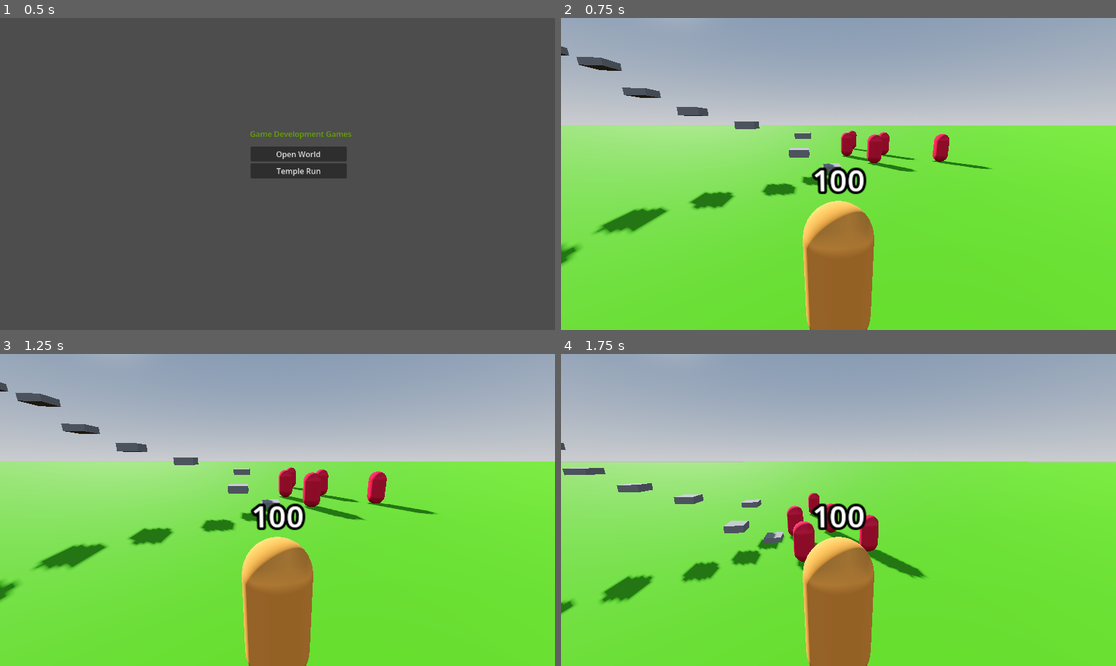
Above: before the commit, frames 1-4 (two rows, left to right).
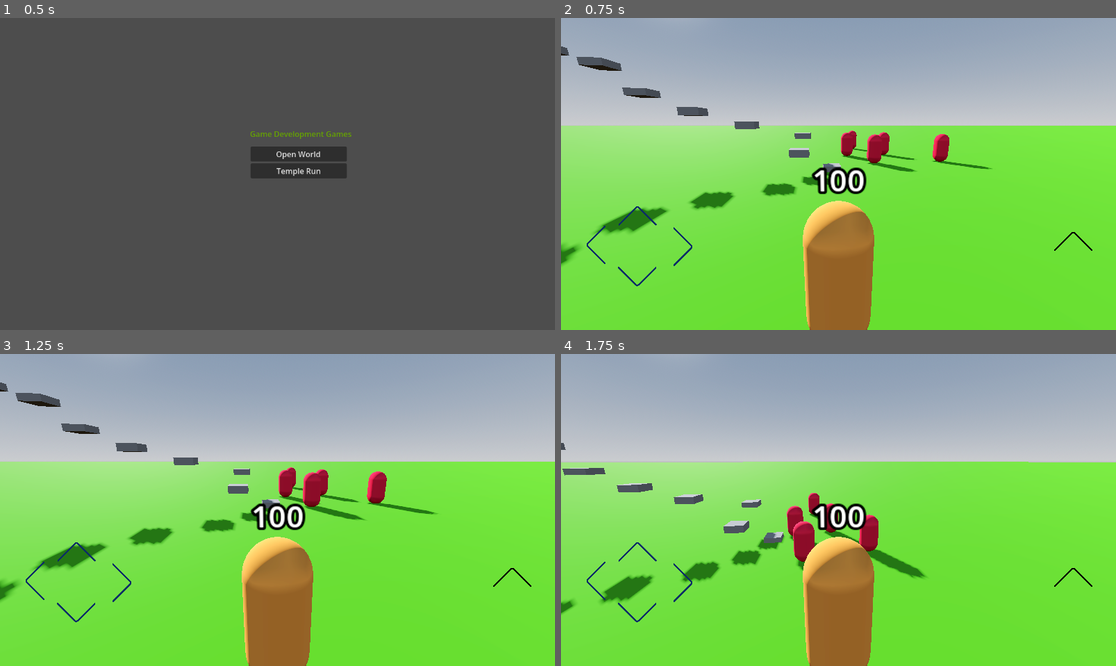
Above: after the commit, the same moments.

Repository: Raidiniom/GameDevelopment
Game: Godot game, scene res://scenes/main_menu.tscn
Two runs of this game, one before a commit and one after it. Both use one fixed random seed, a clock stepped at 60 frames per second and the inputs below.
Inputs (mouse positions are in pixels of both pictures, inside the frame that each line leads up to):
- Up to frame 1 (0.5 s): no input
- Up to frame 2 (0.75 s): click "Open World" at 0.5 s
- Up to frame 3 (1.25 s): no input
- Up to frame 4 (1.75 s): tap Enter (ui_accept) at 1.25 s; move the mouse to (960, 494) at 1.27 s; hold D (right) from 1.28 s (still down); tap Space (jump) at 1.35, 1.52 s; click (960, 494) at 1.42 s

Frame 1 is identical in both runs. In frame 2, 0.2% of the frame differs, in the area x 4-96%, y 60-86%; in frame 3, 0.2%; in frame 4, 0.2%.

Commit message:
Added Mobile controls

Diff:
--- /dev/null
+++ b/activity#2/images/right-arrow-svgrepo-com.svg
@@ -0,0 +1,8 @@
+<?xml version="1.0" encoding="utf-8"?>
+
+<!-- Uploaded to: SVG Repo, www.svgrepo.com, Generator: SVG Repo Mixer Tools -->
+<svg width="800px" height="800px" viewBox="-19.04 0 75.804 75.804" xmlns="http://www.w3.org/2000/svg">
+  <g id="Group_65" data-name="Group 65" transform="translate(-831.568 -384.448)">
+    <path id="Path_57" data-name="Path 57" d="M833.068,460.252a1.5,1.5,0,0,1-1.061-2.561l33.557-33.56a2.53,2.53,0,0,0,0-3.564l-33.557-33.558a1.5,1.5,0,0,1,2.122-2.121l33.556,33.558a5.53,5.53,0,0,1,0,7.807l-33.557,33.56A1.5,1.5,0,0,1,833.068,460.252Z" fill="#0c2c67"/>
+  </g>
+</svg>
--- /dev/null
+++ b/activity#2/scenes/canvas_layer.tscn
@@ -0,0 +1,48 @@
+[gd_scene format=3 uid="uid://dcilcvuu13xyf"]
+
+[ext_resource type="Texture2D" uid="uid://r23qp4tqb38" path="res://images/right-arrow-svgrepo-com.svg" id="1_c4rma"]
+
+[node name="CanvasLayer" type="CanvasLayer" unique_id=1312947822]
+
+[node name="Control" type="Control" parent="." unique_id=1626577446]
+layout_mode = 3
+anchors_preset = 0
+offset_left = 34.0
+offset_top = 387.0
+offset_right = 1114.0
+offset_bottom = 564.0
+
+[node name="Forward" type="TouchScreenButton" parent="Control" unique_id=1392510383]
+position = Vector2(84.99999, 63.999996)
+rotation = -1.5707964
+scale = Vector2(0.1, 0.1)
+texture_normal = ExtResource("1_c4rma")
+action = "forward"
+
+[node name="Backward" type="TouchScreenButton" parent="Control" unique_id=60651095]
+position = Vector2(163.99998, 109.99999)
+rotation = 1.5707964
+scale = Vector2(0.1, 0.1)
+texture_normal = ExtResource("1_c4rma")
+action = "backward"
+
+[node name="Left" type="TouchScreenButton" parent="Control" unique_id=1501851040]
+position = Vector2(78.99999, 123.99999)
+rotation = 3.1415927
+scale = Vector2(0.1, 0.1)
+texture_normal = ExtResource("1_c4rma")
+action = "left"
+
+[node name="Right" type="TouchScreenButton" parent="Control" unique_id=673444590]
+position = Vector2(178.99998, 47.999996)
+scale = Vector2(0.1, 0.1)
+texture_normal = ExtResource("1_c4rma")
+action = "right"
+
+[node name="Jump" type="TouchScreenButton" parent="Control" unique_id=539983140]
+modulate = Color(0, 0, 0, 1)
+position = Vector2(988.99994, 116.99999)
+rotation = -1.5707964
+scale = Vector2(0.1, 0.1)
+texture_normal = ExtResource("1_c4rma")
+action = "jump"
--- a/activity#2/scenes/main.tscn
+++ b/activity#2/scenes/main.tscn
@@ -2,6 +2,7 @@
 
 [ext_resource type="PackedScene" uid="uid://bs72ogkvdd7d6" path="res://addons/proto_controller/proto_controller.tscn" id="1_ig7tw"]
 [ext_resource type="PackedScene" uid="uid://dpeivcxv8gi20" path="res://enemies/enemy.tscn" id="2_0xm2m"]
+[ext_resource type="PackedScene" uid="uid://dcilcvuu13xyf" path="res://scenes/canvas_layer.tscn" id="3_sugp2"]
 
 [sub_resource type="ProceduralSkyMaterial" id="ProceduralSkyMaterial_7dm0k"]
 sky_horizon_color = Color(0.66224277, 0.6717428, 0.6867428, 1)
@@ -155,3 +156,5 @@
 
 [node name="Enemy5" parent="." unique_id=1201475711 groups=["enemy"] instance=ExtResource("2_0xm2m")]
 transform = Transform3D(0.5, 0, 0, 0, 0.5, 0, 0, 0, 0.5, 3.663195, 0.75, 3.5142727)
+
+[node name="CanvasLayer" parent="." unique_id=1312947822 instance=ExtResource("3_sugp2")]
--- a/activity#2/scenes/temple_run.tscn
+++ b/activity#2/scenes/temple_run.tscn
@@ -12,6 +12,7 @@
 [ext_resource type="PackedScene" uid="uid://c5kdb2hnagg0j" path="res://modules/platformlvl_2_rightgap.tscn" id="10_hkkrx"]
 [ext_resource type="PackedScene" uid="uid://dd57jutkwileq" path="res://modules/platformlvl_2_potholesv_2.tscn" id="11_4bbmt"]
 [ext_resource type="PackedScene" uid="uid://bom3ldsokribq" path="res://modules/platformlvl_2_tightrope.tscn" id="12_b6jtx"]
+[ext_resource type="PackedScene" uid="uid://dcilcvuu13xyf" path="res://scenes/canvas_layer.tscn" id="13_pjrbh"]
 
 [sub_resource type="CapsuleShape3D" id="CapsuleShape3D_7vfow"]
 height = 1.5
@@ -69,3 +70,5 @@
 transform = Transform3D(-0.6484144, 0.007233427, 0.7612533, 0.5740722, 0.6613983, 0.48269406, -0.5000001, 0.75, -0.4330126, 6.9785485, 5.2736607, -1.3824301)
 light_color = Color(0.96289045, 0.90864927, 0.88823277, 1)
 shadow_enabled = true
+
+[node name="CanvasLayer" parent="." unique_id=1312947822 instance=ExtResource("13_pjrbh")]
Not shown, added: activity#2/export_presets.cfg
Not shown, added: activity#2/images/right-arrow-svgrepo-com.svg.import
